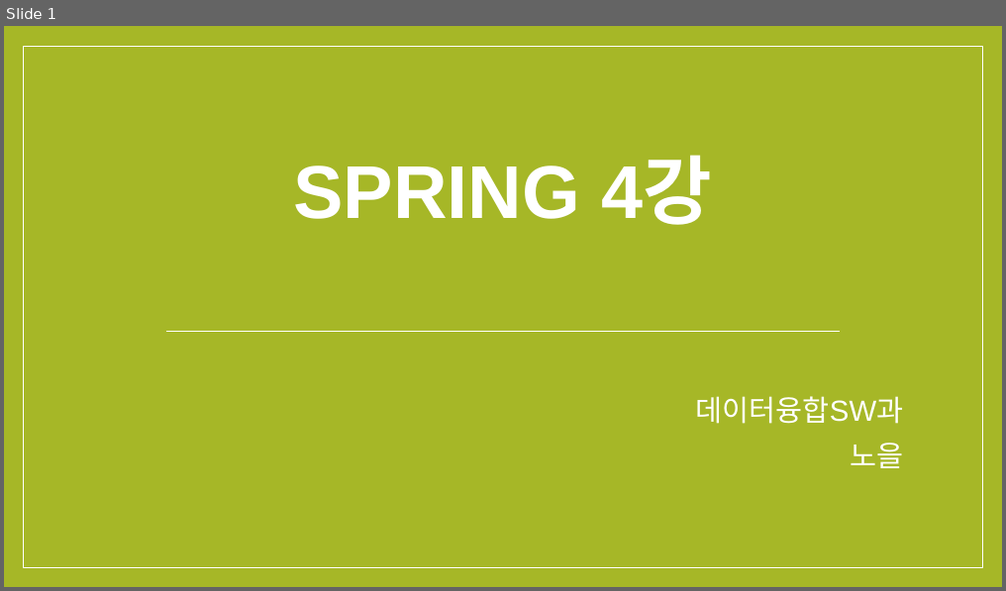
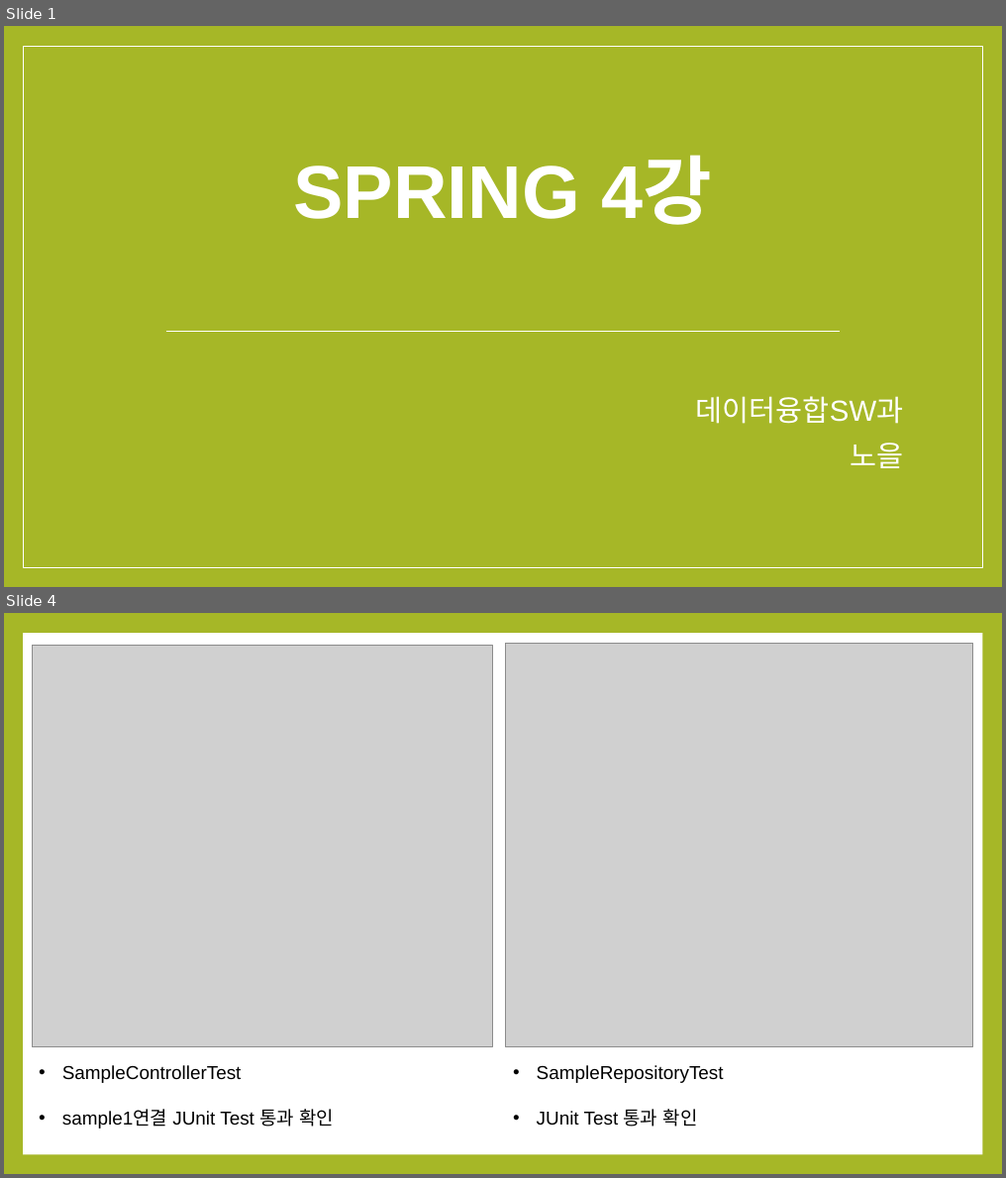
Before and after one commit to noheul1030/KOPO-Spring, a slide deck: KOPO-Spring(윤교수님)/Spring과제/Spring4강PPT.pptx. Shown one above the other, each under a label of ours: slide 1 before the commit, slides 1 and 4 after it; the slides between them are not shown. The pictures are 1006x591 and 1006x1178 pixels, drawn with LibreOffice and Linux fonts; fonts in the diff are those of the drawing; grey boxes stand for pictures. Boxes give left, top, right and bottom in pixels: in the first picture for what was removed or moved away, otherwise in the second. Text is boxed around its words. In the diff, an @@ line names an element or a change of style, - is before the commit and + after.

```diff
--- a/KOPO-Spring(윤교수님)/Spring과제/Spring4강PPT.pptx
+++ b/KOPO-Spring(윤교수님)/Spring과제/Spring4강PPT.pptx
@@ slide 4 added at (x1=4, y1=613, x2=1002, y2=1174), background #A6B727 @@
@@ rectangle added at (x1=23, y1=633, x2=982, y2=1155), fill #FFFFFF @@
@@ picture added at (x1=32, y1=645, x2=492, y2=1048) @@
@@ picture added at (x1=506, y1=643, x2=973, y2=1048) @@
@@ text added at (x1=62, y1=1065, x2=334, y2=1129), 18 pt, text #000000 @@
+• SampleControllerTest
+• sample1연결 JUnit Test 통과 확인
@@ text added at (x1=537, y1=1065, x2=724, y2=1127), 18 pt, text #000000 @@
+• SampleRepositoryTest
+• JUnit Test 통과 확인
```
Also in this commit, not shown: 1 slide changed, 5 other slides added, 9 slides removed.
